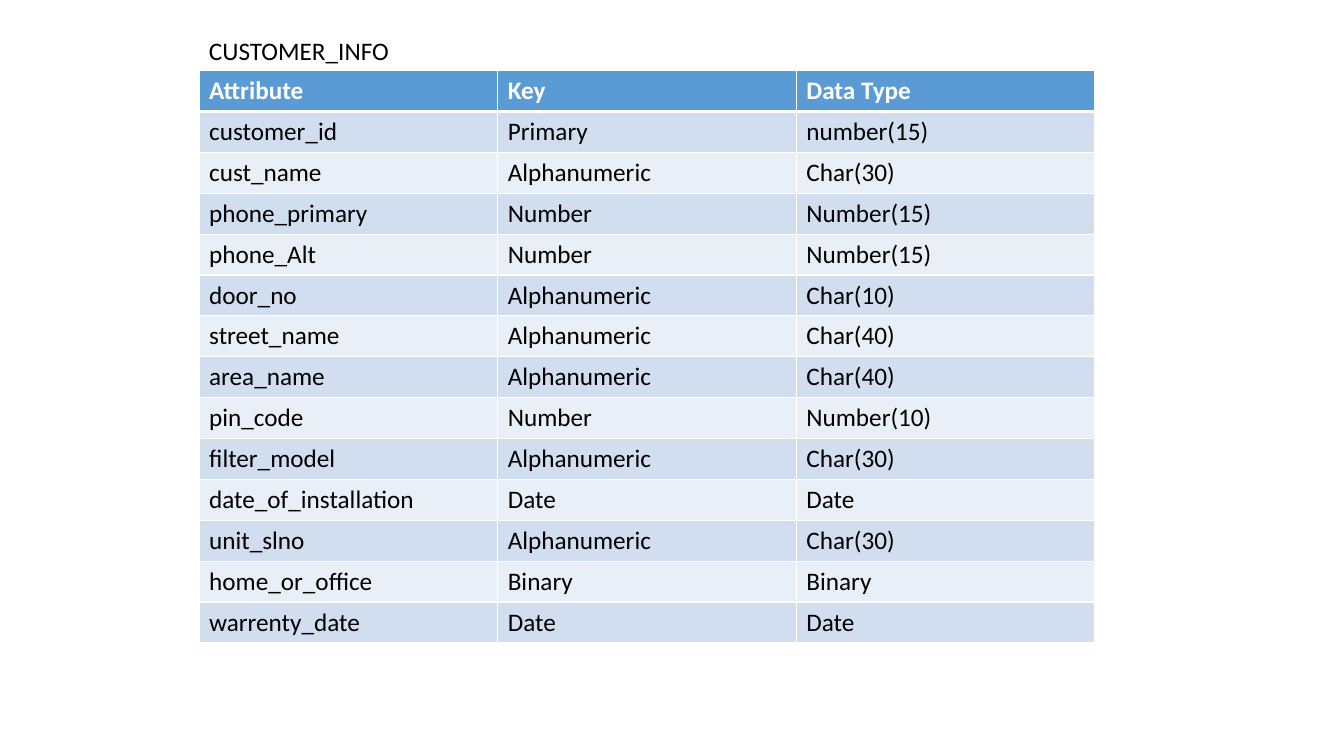
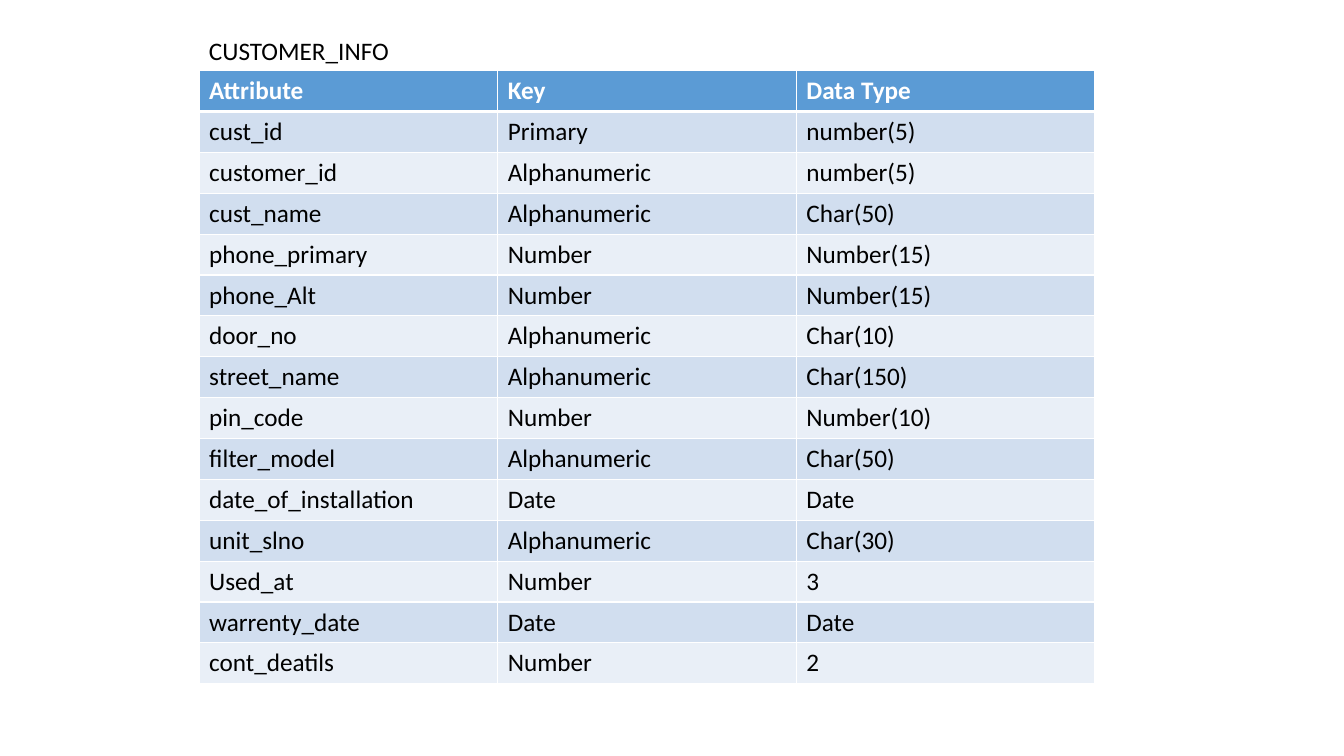
Before and after one commit to abhij1992/Project-PureOn, a slide deck: slide 1 of documents/database .pptx. Drawn at 1344x756 pixels with LibreOffice and Linux fonts; fonts in the diff are those of the drawing. Boxes give left, top, right and bottom in pixels: in the first picture for what was removed or moved away, otherwise in the second. Text is boxed around its words. In the diff, an @@ line names an element or a change of style, - is before the commit and + after.

```diff
--- a/documents/database .pptx
+++ b/documents/database .pptx
@@ table at (200,71,1095,684) @@
-row 2: customer_id | Primary | number(15)
-row 3: cust_name | Alphanumeric | Char(30)
+row 2: cust_id | Primary | number(5)
+row 3: customer_id | Alphanumeric | number(5)
+row 4: cust_name | Alphanumeric | Char(50)
-row 7: street_name | Alphanumeric | Char(40)
-row 8: area_name | Alphanumeric | Char(40)
+row 8: street_name | Alphanumeric | Char(150)
-row 10, column 3: Char(30)
+row 10, column 3: Char(50)
-row 13: home_or_office | Binary | Binary
+row 13: Used_at | Number | 3
+row 15: cont_deatils | Number | 2
```
Also in this commit, not shown: 2 other slides changed, 2 slides added, 2 other files.
